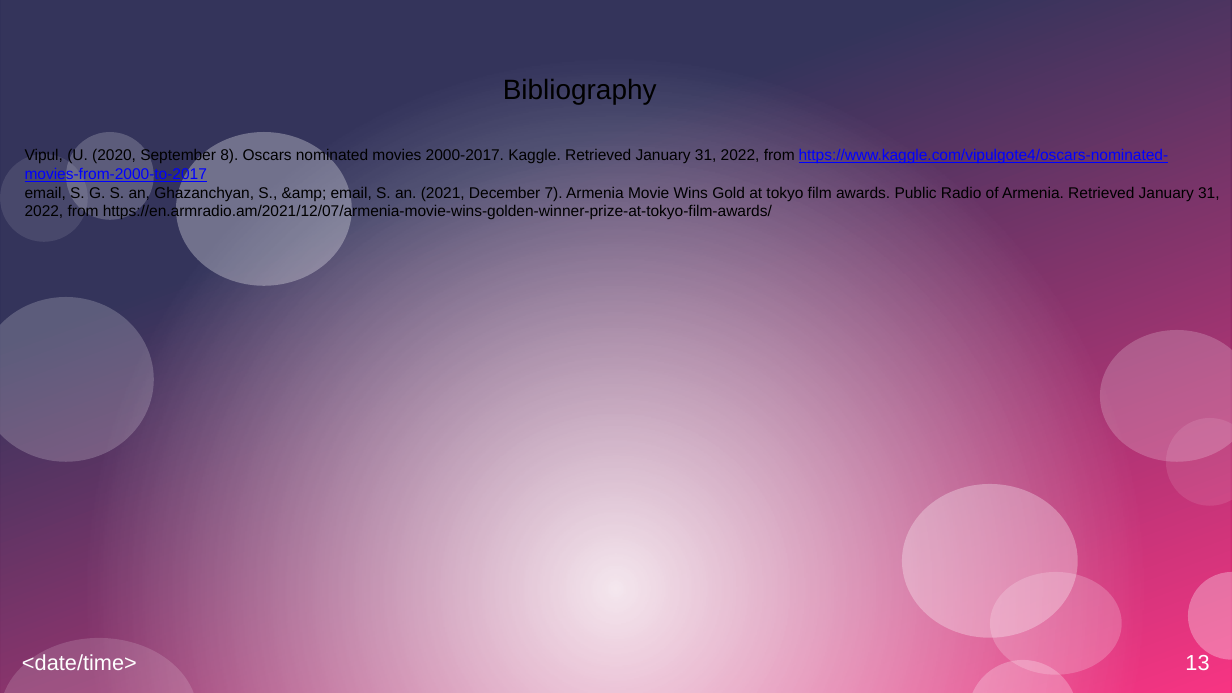
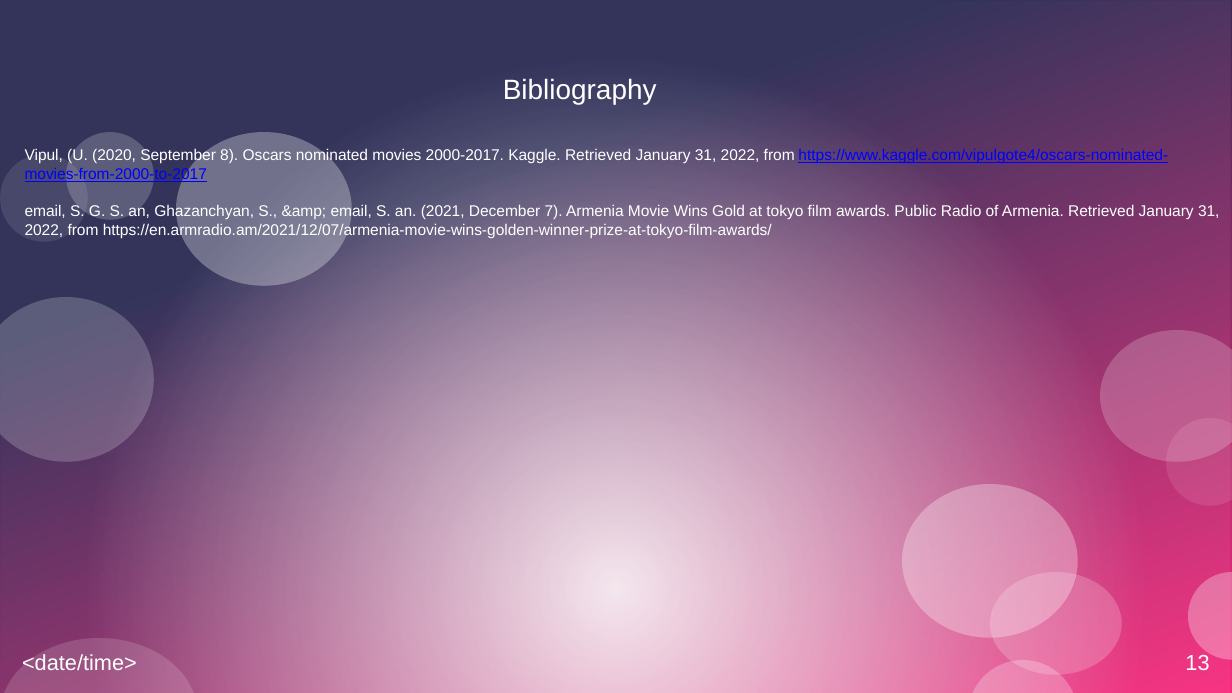
Before and after one commit to SacredFisher/Python_Project, a slide deck: slide 13 of SrikarP_FilmProject.pptx. Drawn at 1232x693 pixels with LibreOffice and Linux fonts; fonts in the diff are those of the drawing. Boxes give left, top, right and bottom in pixels: in the first picture for what was removed or moved away, otherwise in the second. Text is boxed around its words. In the diff, an @@ line names an element or a change of style, - is before the commit and + after.

```diff
--- a/SrikarP_FilmProject.pptx
+++ b/SrikarP_FilmProject.pptx
@@ title "Bibliography" at (503, 78, 657, 104): text colour #000000 to #FFFFFF @@
@@ text "Vipul, (U. (2020, September 8). ..." at (25, 148, 1219, 238): text colour #000000 to #FFFFFF in "Vipul, (U. (2020, September 8). Oscars nominated ...", "email, S. G. S. an, Ghazanchyan, S., ..." @@
```
Also in this commit, not shown: 5 other slides changed.
